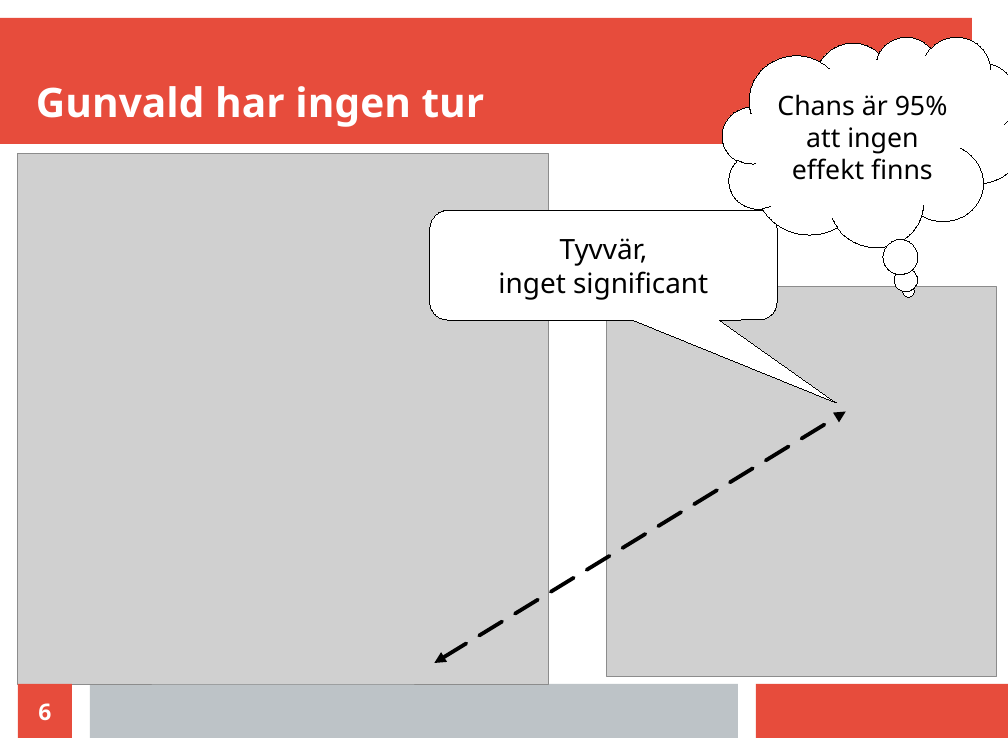
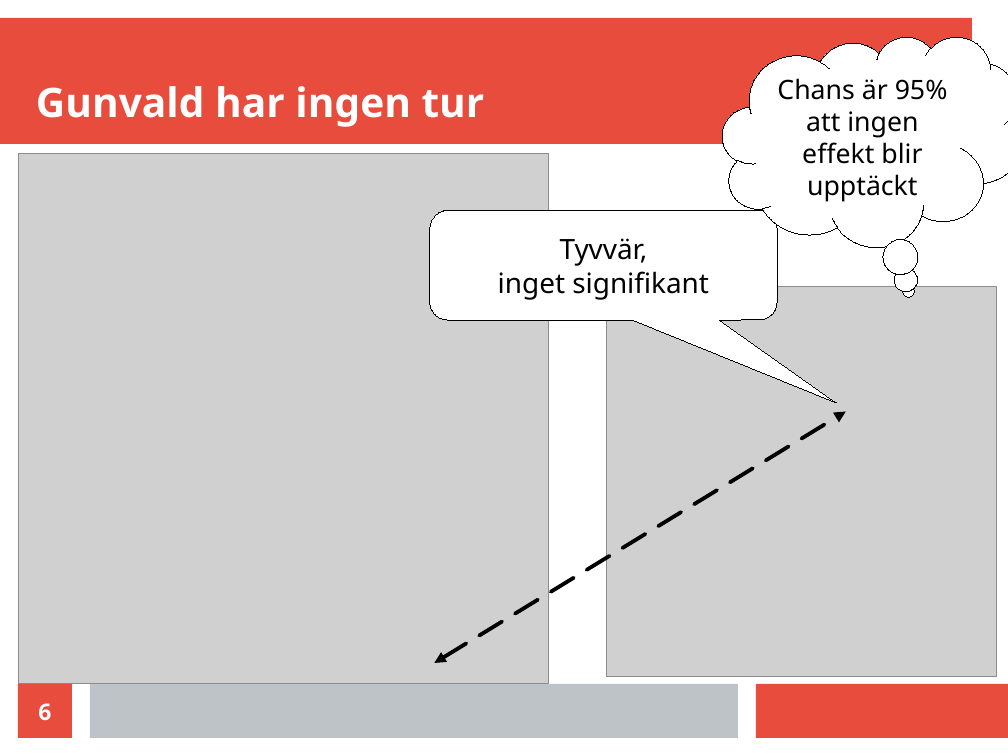
Before and after one commit to richelbilderbeek/science_fika_open_science_20250316, a slide deck: slide 6 of science_fika_talk_20250316.odp. Drawn at 1008x756 pixels with LibreOffice and Linux fonts; fonts in the diff are those of the drawing; grey boxes stand for pictures. Boxes give left, top, right and bottom in pixels: in the first picture for what was removed or moved away, otherwise in the second. Text is boxed around its words. In the diff, an @@ line names an element or a change of style, - is before the commit and + after.

```diff
--- a/science_fika_talk_20250316.odp
+++ b/science_fika_talk_20250316.odp
@@ text in thought cloud at box(777, 78, 948, 202): text changed @@
-Chans är 95% att ingen effekt finns
+Chans är 95% att ingen effekt blir upptäckt
@@ text in rounded speech box at box(498, 271, 709, 300): text changed @@
-inget significant
+inget signifikant
```
Also in this commit, not shown: 11 other slides changed, 4 other files.
